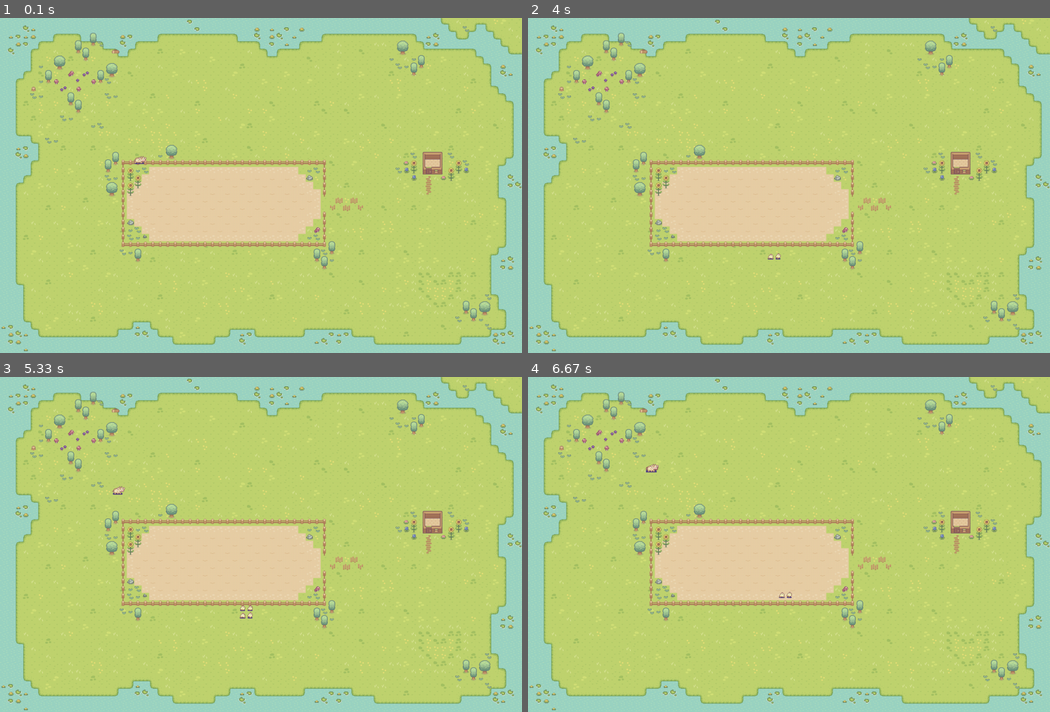
Above: before the commit, frames 1-4 (two rows, left to right).
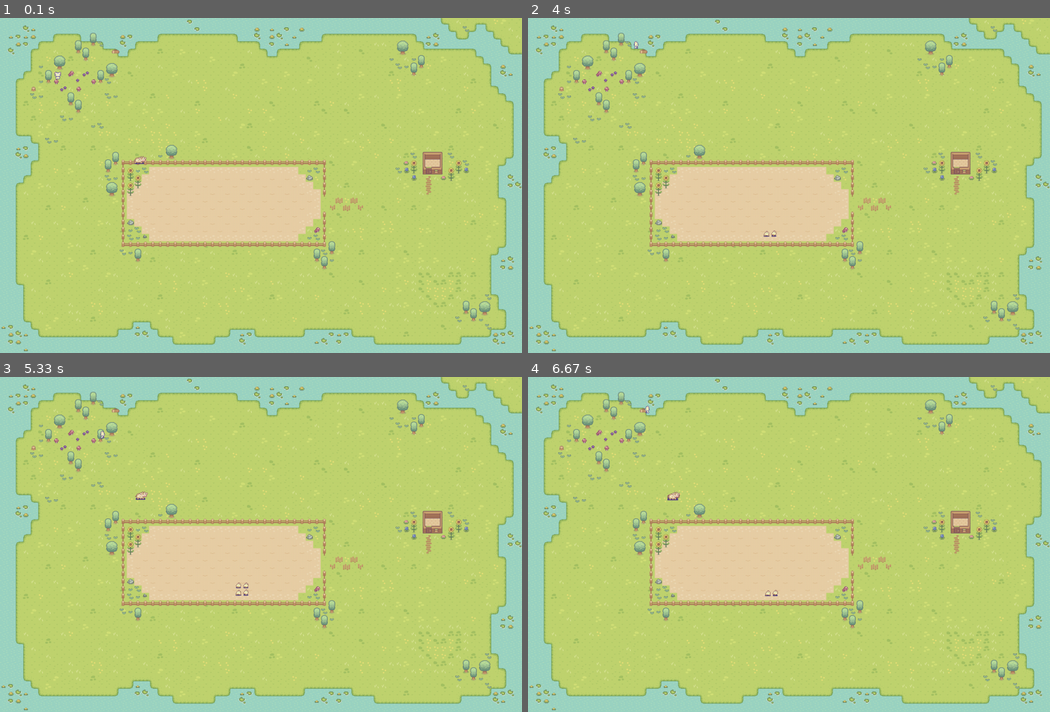
Above: after the commit, the same moments.

Repository: Sol-Arina/Pygame-Project
Game: pygame game, started from main.py
Same seed, same stepped clock (60 frames per second), same inputs: the game is played once before the commit and once after it.
Inputs:
- Up to frame 1 (0.1 s): no input
- Up to frame 2 (4 s): hold Right 0.33-0.8 s; hold Up 0.83-1.13 s; hold Right 1.17-1.63 s; hold Left 1.67-2.2 s; hold Down 2.23-2.53 s; hold Left 2.57-2.97 s; hold Up 3-3.37 s; hold Right from 3.4 s (still down)
- Up to frame 3 (5.33 s): release Right at 4.03 s; hold Down 4.07-4.43 s; hold Left 4.47-4.93 s; hold Right from 4.97 s (still down)
- Up to frame 4 (6.67 s): release Right at 5.43 s; hold Up 5.47-5.77 s; hold Right 5.8-6.27 s; hold Left from 6.3 s (still down)

The runs differ from the first frame. In frame 1, less than 0.1% of the frame differs, in the area x 10-12%, y 16-19%; in frame 2, less than 0.1%; in frame 3, 0.2%, in the area x 19-49%, y 16-73%; in frame 4, 0.2%.

Commit message:
Добавила фермера и взаимодействие с животными (появляется меню, предусмотрены разные меню для животных и растений)

Diff:
--- a/animals.py
+++ b/animals.py
@@ -15,6 +15,7 @@
         self.image = self.spritesheet.parse_sprite(self.frames[self.direction][self.current_frame])
         self.rect = self.image.get_rect(center=(x, y))
         self.pos = pygame.Vector2(x, y)
+        self.home_pos = pygame.Vector2(x, y)  # Исходная позиция животного
         self.radius = radius
         self.speed = speed
         self.elapsed_time = 0
@@ -31,22 +32,27 @@
             self.image = self.spritesheet.parse_sprite(self.frames[self.direction][self.current_frame])
 
     def move(self):
-        """случайное движение в пределах радиуса"""
+        """Случайное движение в пределах радиуса от исходной позиции."""
         now = pygame.time.get_ticks()
         if now - self.last_move_time >= self.movement_time:
             self.last_move_time = now
             angle = random.uniform(0, 2 * 3.14)
-            offset = pygame.Vector2(self.radius, 0).rotate_rad(angle) # ...
-            self.pos += offset
+            offset = pygame.Vector2(self.radius, 0).rotate_rad(angle)
+            new_pos = self.home_pos + offset
 
-            # определяем направление
+            # Проверка на выход за границы экрана или слишком далекое движение
+            screen_width, screen_height = 800, 600  # Размер экрана
+            if 0 <= new_pos.x <= screen_width and 0 <= new_pos.y <= screen_height:
+                self.pos = new_pos
+
+            # Определяем направление движения
             dx, dy = offset.x, offset.y
             if abs(dx) > abs(dy):
                 self.direction = 'right' if dx > 0 else 'left'
             else:
                 self.direction = 'down' if dy > 0 else 'up'
 
-        # обновление позиции
+        # Обновление позиции прямоугольника
         self.rect.center = self.pos
 
     def update(self, dt):
--- /dev/null
+++ b/farmer.py
@@ -0,0 +1,136 @@
+import pygame
+import random
+import json
+
+
+
+class Farmer:
+    FRAME_SIZE = (48, 48)
+    DOWN = 0
+    UP = 1
+    LEFT = 2
+    RIGHT = 3
+
+    WALK_ANIMATION = [0, 1, 2, 3]  # Индексы кадров для анимации ходьбы
+
+    def __init__(self, screen):
+        self.screen = screen
+        self.spritesheet = pygame.image.load("farmer.png").convert_alpha()
+        self.pos_x, self.pos_y = 100, 100
+        self.direction = self.DOWN
+        self.animation_index = 0
+        self.frame_counter = 0
+        self.speed = 3
+        self.screen_rect = pygame.Rect(self.pos_x, self.pos_y, self.FRAME_SIZE[0], self.FRAME_SIZE[1])
+        self.interaction_text = ""
+        self.font = pygame.font.Font(None, 36)
+        self.menu = []
+        self.next_frame()
+
+    def next_frame(self):
+        row = self.direction
+        col = self.animation_index
+        self.frame_rect = pygame.Rect(
+            col * self.FRAME_SIZE[0],
+            row * self.FRAME_SIZE[1],
+            self.FRAME_SIZE[0],
+            self.FRAME_SIZE[1]
+        )
+
+    def update_animation(self):
+        self.frame_counter += 1
+        if self.frame_counter >= 10:  # Менять кадр каждые 10 кадров
+            self.frame_counter = 0
+            self.animation_index = (self.animation_index + 1) % len(self.WALK_ANIMATION)
+            self.next_frame()
+
+    def move(self, direction):
+        self.direction = direction
+        if direction == self.DOWN:
+            self.pos_y += self.speed
+        elif direction == self.UP:
+            self.pos_y -= self.speed
+        elif direction == self.LEFT:
+            self.pos_x -= self.speed
+        elif direction == self.RIGHT:
+            self.pos_x += self.speed
+        self.screen_rect.topleft = (self.pos_x, self.pos_y)
+
+    def draw(self):
+        self.screen.blit(self.spritesheet, self.screen_rect, self.frame_rect)
+
+    # Отрисовка текста, если есть взаимодействие
+        if self.interaction_text:
+            text_surface = self.font.render(self.interaction_text, True, (255, 255, 255))
+            self.screen.blit(text_surface, (self.pos_x, self.pos_y - 20))  # Надпись над фермером
+
+    def update(self):
+        self.update_animation()
+
+    def handle_input(self):
+        """Обрабатывает ввод с клавиатуры."""
+        keys = pygame.key.get_pressed()
+        if keys[pygame.K_LEFT]:
+            self.move(Farmer.LEFT)
+        elif keys[pygame.K_RIGHT]:
+            self.move(Farmer.RIGHT)
+        elif keys[pygame.K_UP]:
+            self.move(Farmer.UP)
+        elif keys[pygame.K_DOWN]:
+            self.move(Farmer.DOWN)
+
+    def check_interaction(self, animals_group, plants_group=None):
+       """Проверяет взаимодействие с животными или растениями."""
+       if plants_group:
+           for plant in plants_group:
+               if self.screen_rect.colliderect(plant.rect):
+                   return "plant", plant  # Возвращаем тип объекта и сам объект
+       for animal in animals_group:
+           if self.screen_rect.colliderect(animal.rect):
+               return "animal", animal  # Возвращаем тип объекта и сам объект
+       return None, None  # Если взаимодействия нет
+
+
+
+
+class InteractionMenu:
+    def __init__(self, screen, options):
+        self.screen = screen
+        self.options = options  # Список действий
+        self.selected_index = 0  # Выбранный пункт меню
+        self.font = pygame.font.Font(None, 36)
+        self.visible = False  # Видимость меню
+
+    def draw(self):
+        """Отрисовка меню на экране."""
+        if not self.visible:
+            return
+
+        menu_width = 200
+        menu_height = 40 * len(self.options)
+        menu_x = self.screen.get_width() // 2 - menu_width // 2
+        menu_y = self.screen.get_height() // 2 - menu_height // 2
+        pygame.draw.rect(self.screen, (255, 229, 204), (menu_x, menu_y, menu_width, menu_height))
+        pygame.draw.rect(self.screen, (255, 178, 102), (menu_x, menu_y, menu_width, menu_height), 2)
+
+        for i, option in enumerate(self.options):
+            color = (51, 0, 0) if i == self.selected_index else (102, 51, 0)
+            text_surface = self.font.render(option, True, color)
+            self.screen.blit(text_surface, (menu_x + 20, menu_y + 10 + i * 30))
+
+    def handle_input(self, event):
+        """Обработка ввода для управления меню."""
+        if not self.visible:
+            return
+
+        if event.type == pygame.KEYDOWN:
+            if event.key == pygame.K_UP:
+                self.selected_index = (self.selected_index - 1) % len(self.options)
+            elif event.key == pygame.K_DOWN:
+                self.selected_index = (self.selected_index + 1) % len(self.options)
+            elif event.key == pygame.K_RETURN:
+                return self.options[self.selected_index]  # Возвращаем выбранное действие
+            elif event.key == pygame.K_ESCAPE:
+                self.visible = False  # Закрываем меню
+
+        return None
--- a/main.py
+++ b/main.py
@@ -5,6 +5,7 @@
 from tiles import *
 from spritesheet import Spritesheet # type: ignore
 from animals import Animal, load_animal_frames
+from farmer import Farmer, InteractionMenu
 # sys.dont_write_bytecode = True
 # from lib.core import Core
 
@@ -46,39 +47,77 @@
 animal_frames = load_animal_frames('animal_frames.json')
 
 # создание животных
-animals_group = pygame.sprite.Group()
+animals_group = pygame.sprite.Group() #нужно будет создать plants_group, чтобы появлялось меню взаимодействия с растениями
 
 cow = Animal(300, 300, cow_spritesheet, animal_frames['cow'])
 chicken = Animal(500, 500, chicken_spritesheet, animal_frames['chicken'])
 
 animals_group.add(cow, chicken)
 
+
+'''ОГОРОДНИК'''
+farmer = Farmer(screen)
 ##################################################################################
+
+'''МЕНЮ ВЗАИМОДЕЙСТВИЯ С ОБЪЕКТАМИ'''
+menu = InteractionMenu(screen, []) #класс меню в farmer.py
+animal_menu_options = ["Покормить", "Назад"]
+plant_menu_options = ["Полить", "Собрать урожай", "Назад"]
 
 
 # GAME LOOP
 running = True
 while running:
-    dt = clock.tick(60)  # дельта времени для кадров
+    dt = clock.tick(60)  # Ограничиваем FPS до 60
     for event in pygame.event.get():
         if event.type == pygame.QUIT:
             running = False
 
-    # очистка экрана
-    screen.fill((0, 0, 0))
+    if menu.visible:
+            action = menu.handle_input(event)
+            if action:
+                print(f"Выбрано действие: {action}")
+                if action == "Назад":
+                    menu.visible = False  # Закрываем меню
+                elif action == "Покормить":
+                    print("Животное покормлено!")
+                elif action == "Полить":
+                    print("Растение полито!")
 
-     # заливка экрана цветом воды (чтобы заполнилось пространство между водой и травой)
+    # Проверяем взаимодействие с объектами
+    interaction_type, target_object = farmer.check_interaction(animals_group) #потом сюда же нужно будет передать plants_group
+
+    if interaction_type == "animal":
+        menu.visible = True
+        menu.options = animal_menu_options  # Показываем меню для животных
+    elif interaction_type == "plant":
+        menu.visible = True
+        menu.options = plant_menu_options  # Показываем меню для растений
+
+    # Обрабатываем ввод и обновляем фермера
+    farmer.handle_input()
+    farmer.update()
+
+    # Обновление и отрисовка объектов
     screen.fill(BACKGROUND_TEAL)
-
-    # отрисовка карты с основным и вторым слоями
     tile_map.draw_map(screen)
 
-    # отрисовка животных
+    # Рисуем фермера
+    farmer.update()
+    farmer.draw()
+
+
     animals_group.update(dt)
     animals_group.draw(screen)
 
-    # обновление экрана
+
+
+    farmer.check_interaction(animals_group)
+
+    menu.draw()
+
     pygame.display.flip()
+
 
 # закрытие программы
 pygame.quit()
Binary file added: farmer.png
